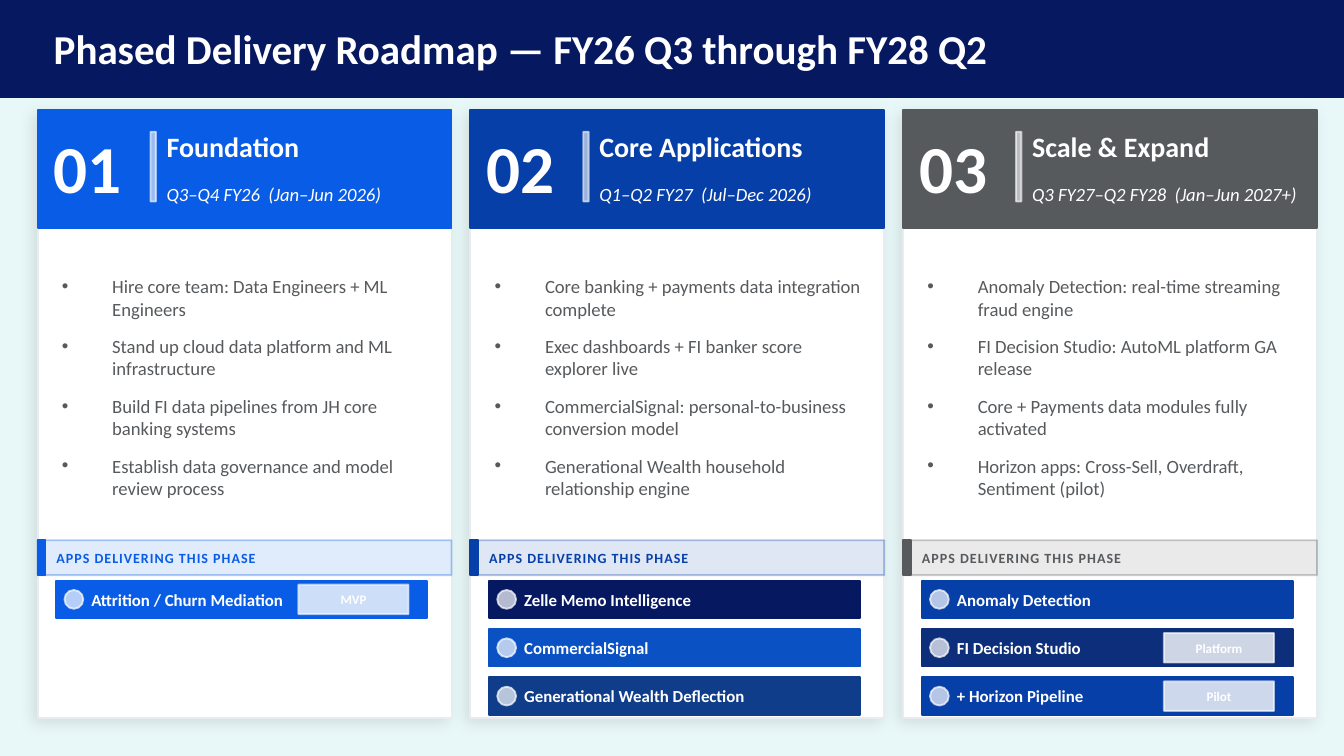
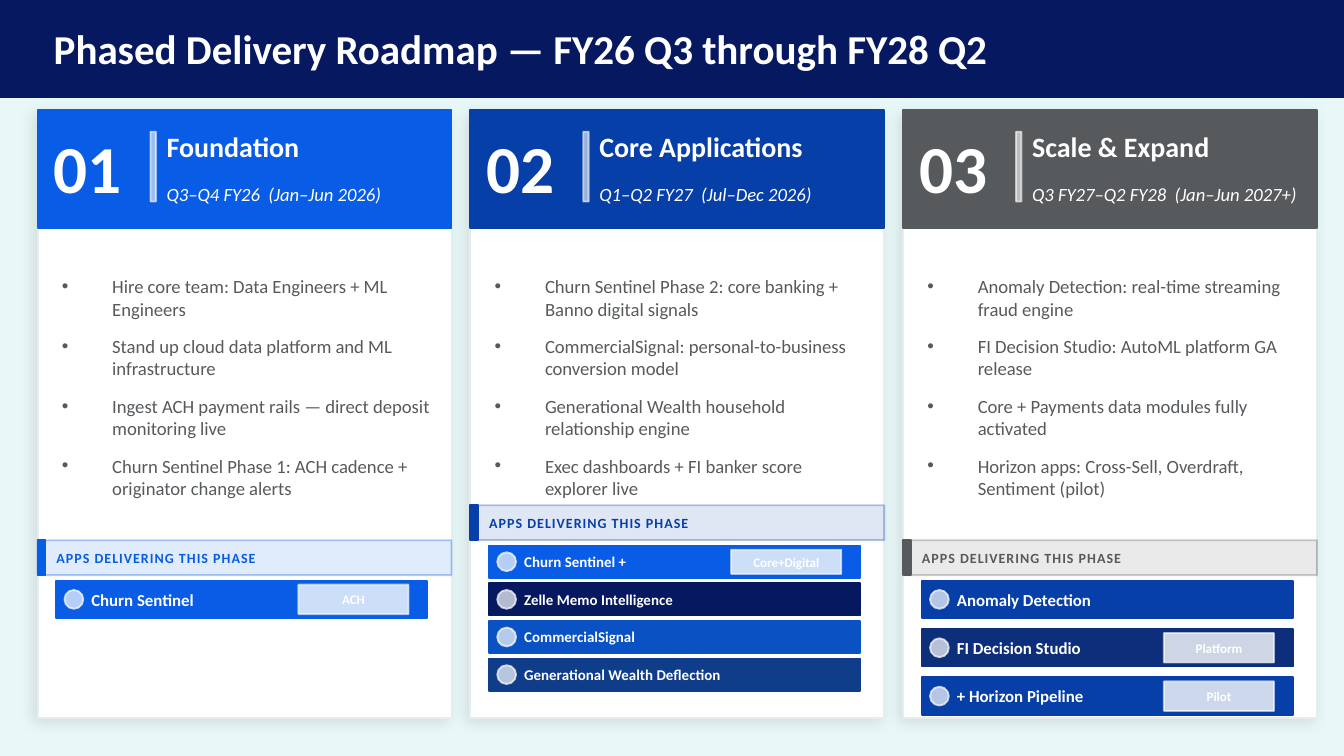
Before and after one commit to MonkeyWrenchGang/jhai_presentations, a slide deck: slide 23 of JH_DS_Strategy_JHBI.pptx. Drawn at 1344x756 pixels with LibreOffice and Linux fonts; fonts in the diff are those of the drawing. Boxes give left, top, right and bottom in pixels: in the first picture for what was removed or moved away, otherwise in the second. Text is boxed around its words. In the diff, an @@ line names an element or a change of style, - is before the commit and + after.

Commit message:
Rename to Churn Sentinel; add two-phase ACH-first signal story
- Renamed Attrition/Churn Mediation → Churn Sentinel throughout
- Detail slide rewritten: Phase 1 = ACH direct deposit monitoring,
  Phase 2 = core banking + Banno digital signal enrichment
- App Delivery Gantt: split into Churn Sentinel (Phase 1 ACH) and
  Churn Sentinel+ (Phase 2 Core+Digital) rows
- Phased Roadmap Phase 1 bullets: ACH pipeline ingestion + Sentinel launch
- Phased Roadmap Phase 2: Churn Sentinel+ chip added, bullets updated
- Next Steps: updated scoping item to ACH pipeline + DD monitoring spec
- Metric 3 updated to Q3 FY26 Phase 1 target

```diff
--- a/JH_DS_Strategy_JHBI.pptx
+++ b/JH_DS_Strategy_JHBI.pptx
@@ text at [545,280,825,319]: text changed @@
-• Core banking + payments data integration complete
-• Exec dashboards + FI banker score explorer live
+• Churn Sentinel Phase 2: core banking + Banno digital signals
@@ text at [112,400,429,498]: text changed @@
-• Build FI data pipelines from JH core banking systems
-• Establish data governance and model review process
+• Ingest ACH payment rails — direct deposit monitoring live
+• Churn Sentinel Phase 1: ACH cadence + originator change alerts
@@ text at [545,460,802,498]: paragraph added @@
+• Exec dashboards + FI banker score explorer live
@@ 2 rectangles, 1 text: place and size @@
-2 rectangles, 1 text at [470,540,884,575]
+2 rectangles, 1 text at [470,505,884,540]
@@ rectangle added at [489,546,860,578], fill #085CE5, outline #085CE5 1 pt @@
@@ ellipse added at [497,552,516,571], fill #FFFFFF at 70% opacity, outline #FFFFFF 1 pt @@
@@ text added at [524,556,616,567], 8 pt, text #FFFFFF, bold @@
+Churn Sentinel +
@@ rectangle added at [731,550,841,574], fill #FFFFFF at 80% opacity, outline #FFFFFF 1 pt @@
@@ text at [91,594,194,606]: text changed @@
-Attrition / Churn Mediation
+Churn Sentinel
@@ rectangle: place and size @@
-rectangle at [489,629,860,667]
+rectangle at [489,621,860,653]
@@ ellipse: place and size @@
-ellipse at [497,638,516,657]
+ellipse at [497,628,516,646]
@@ text "CommercialSignal": place and size @@
-text "CommercialSignal" at [524,642,648,657]
+text "CommercialSignal" at [524,631,635,645]
@@ rectangle: place and size @@
-rectangle at [489,677,860,715]
+rectangle at [489,659,860,691]
@@ size 9 to 8 pt in 3 elements at [524,594,673,608], [524,631,635,645], [524,669,721,680] @@
@@ text "Generational Wealth Deflection": place and size @@
-text "Generational Wealth Deflection" at [524,690,745,702]
+text "Generational Wealth Deflection" at [524,669,721,680]
@@ ellipse: place and size @@
-ellipse at [497,687,516,706]
+ellipse at [497,665,516,684]
```
Also in this commit, not shown: 8 other slides changed, 1 other file.
